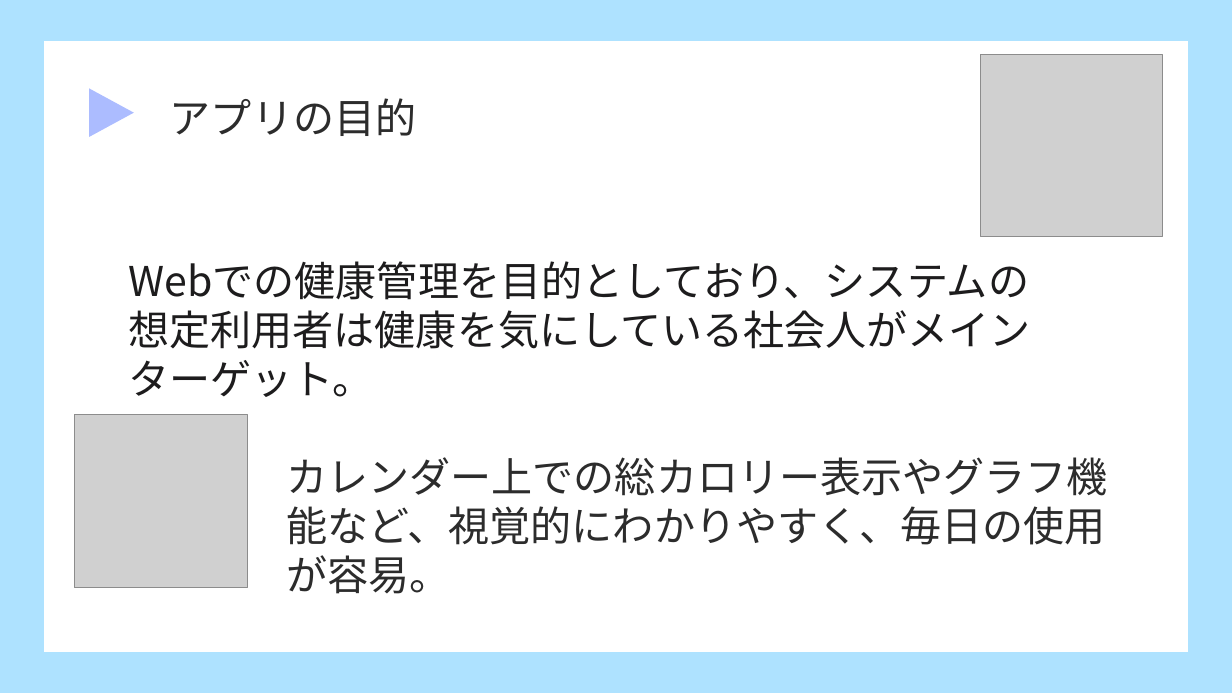
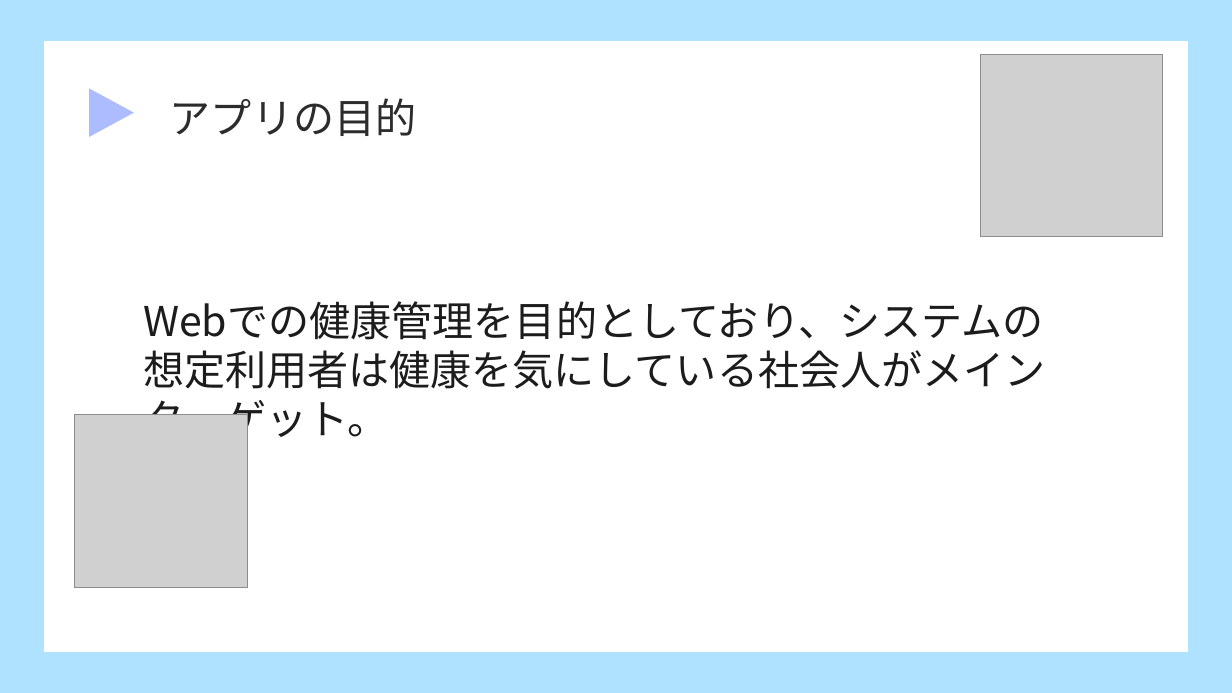
Before and after one commit to dojo2023/D-1, a slide deck: slide 8 of doc/発表資料.pptx. Drawn at 1232x693 pixels with LibreOffice and Linux fonts; fonts in the diff are those of the drawing; grey boxes stand for pictures. Boxes give left, top, right and bottom in pixels: in the first picture for what was removed or moved away, otherwise in the second. Text is boxed around its words. In the diff, an @@ line names an element or a change of style, - is before the commit and + after.

```diff
--- a/doc/発表資料.pptx
+++ b/doc/発表資料.pptx
@@ text "Webでの健康管理を目的としており、システムの想定利用者は健康を気にしている社会人がメインターゲット。" rewrapped from <box>128,261,1031,397</box> to <box>143,301,1046,445</box> @@
@@ text removed at <box>286,457,1108,545</box> @@
-カレンダー上での総カロリー表示やグラフ機能など、視覚的にわかりやすく、毎日の使用が容易。
```
Also in this commit, not shown: 2 other slides changed, 2 slides added, 1 slide removed, 1 other file.
